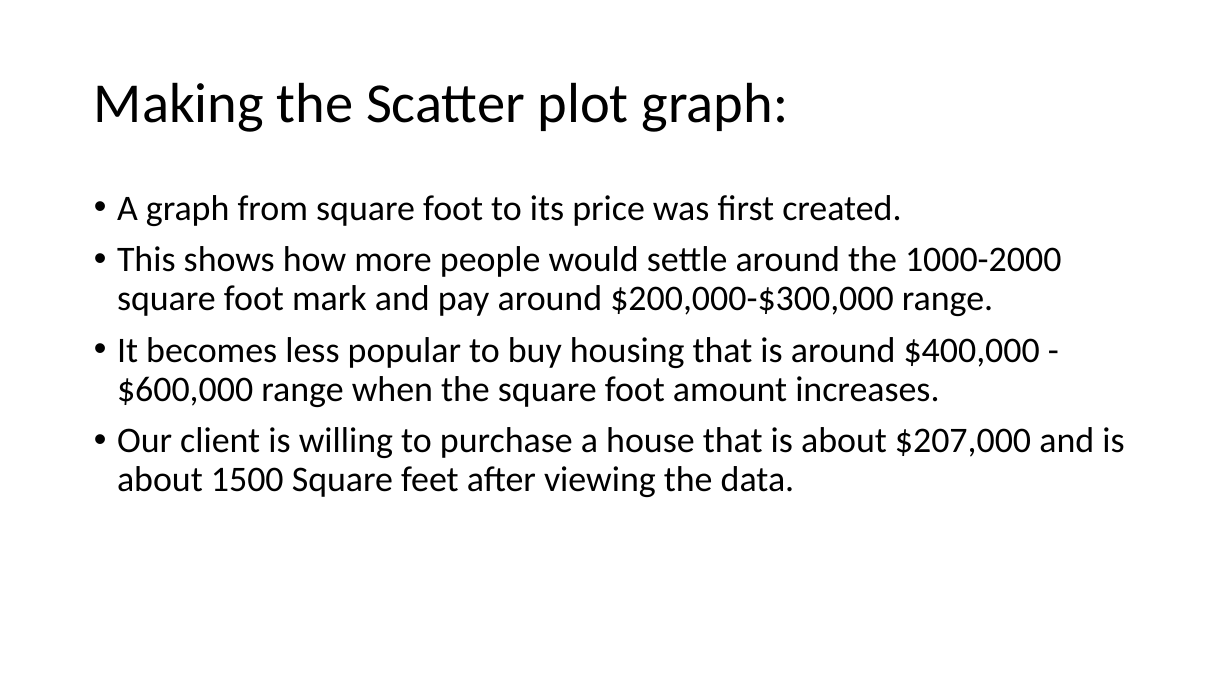
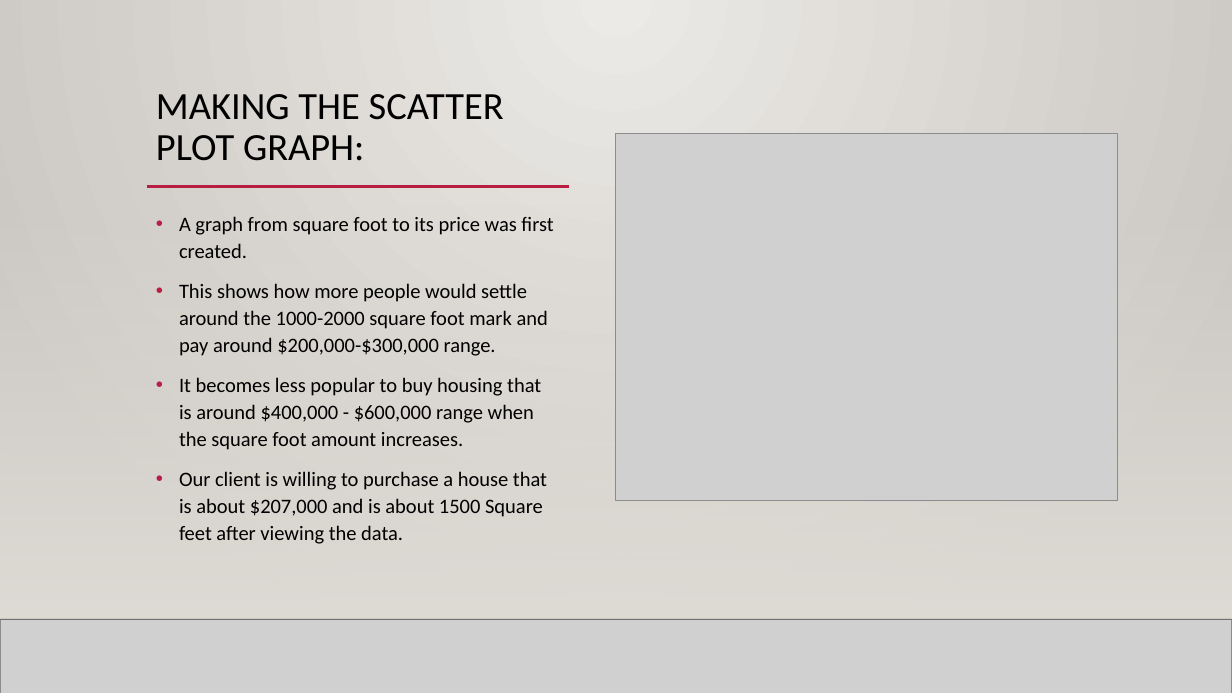
Before and after one commit to scavazos4/Project_One, a slide deck: slide 7 of Sacramento Real Estate.pptx. Drawn at 1232x693 pixels with LibreOffice and Linux fonts; fonts in the diff are those of the drawing; grey boxes stand for pictures; background and template pictures are left out. Boxes give left, top, right and bottom in pixels: in the first picture for what was removed or moved away, otherwise in the second. Text is boxed around its words. In the diff, an @@ line names an element or a change of style, - is before the commit and + after.

```diff
--- a/Sacramento Real Estate.pptx
+++ b/Sacramento Real Estate.pptx
@@ background picture (left out) to gradient #ECEAE7 to #CAC7C1 @@
@@ rectangle added at bbox=[0, 0, 1232, 693], fill gradient #ECEAE7 to #CAC7C1 @@
@@ title "MAKING THE SCATTER PLOT GRAPH:" at bbox=[156, 94, 504, 161]: vertical alignment middle to top @@
@@ title at bbox=[156, 94, 504, 161]: text changed; size 44 to 30 pt @@
-Making the Scatter plot graph:
+MAKING THE SCATTER PLOT GRAPH:
@@ picture added at bbox=[616, 133, 1116, 500] @@
@@ rectangle added at bbox=[0, 204, 1232, 619], fill gradient #DFDBD5 @@
@@ rectangle added at bbox=[0, 204, 1232, 619], fill gradient #DFDBD5 @@
@@ text "A graph from square foot ...": place and size @@
-text "A graph from square foot ..." at bbox=[117, 195, 1124, 497]
+text "A graph from square foot ..." at bbox=[179, 216, 553, 544]
@@ text "A graph from square foot ..." at bbox=[179, 216, 553, 544]: size 28 to 16 pt; line spacing 0.9 to 1.1 @@
@@ line added from (147, 187) to (1118, 187), #B71E42 2.5 pt @@
@@ line added from (147, 187) to (569, 187), #B71E42 2.5 pt @@
@@ line added from (0, 619) to (1232, 619), #000001 1 pt @@
@@ picture added at bbox=[0, 619, 1232, 693] @@
@@ line added from (0, 619) to (1232, 619), #000001 1 pt @@
```
Also in this commit, not shown: 8 other slides changed, 5 slides added, 3 slides removed, 1 other file.
